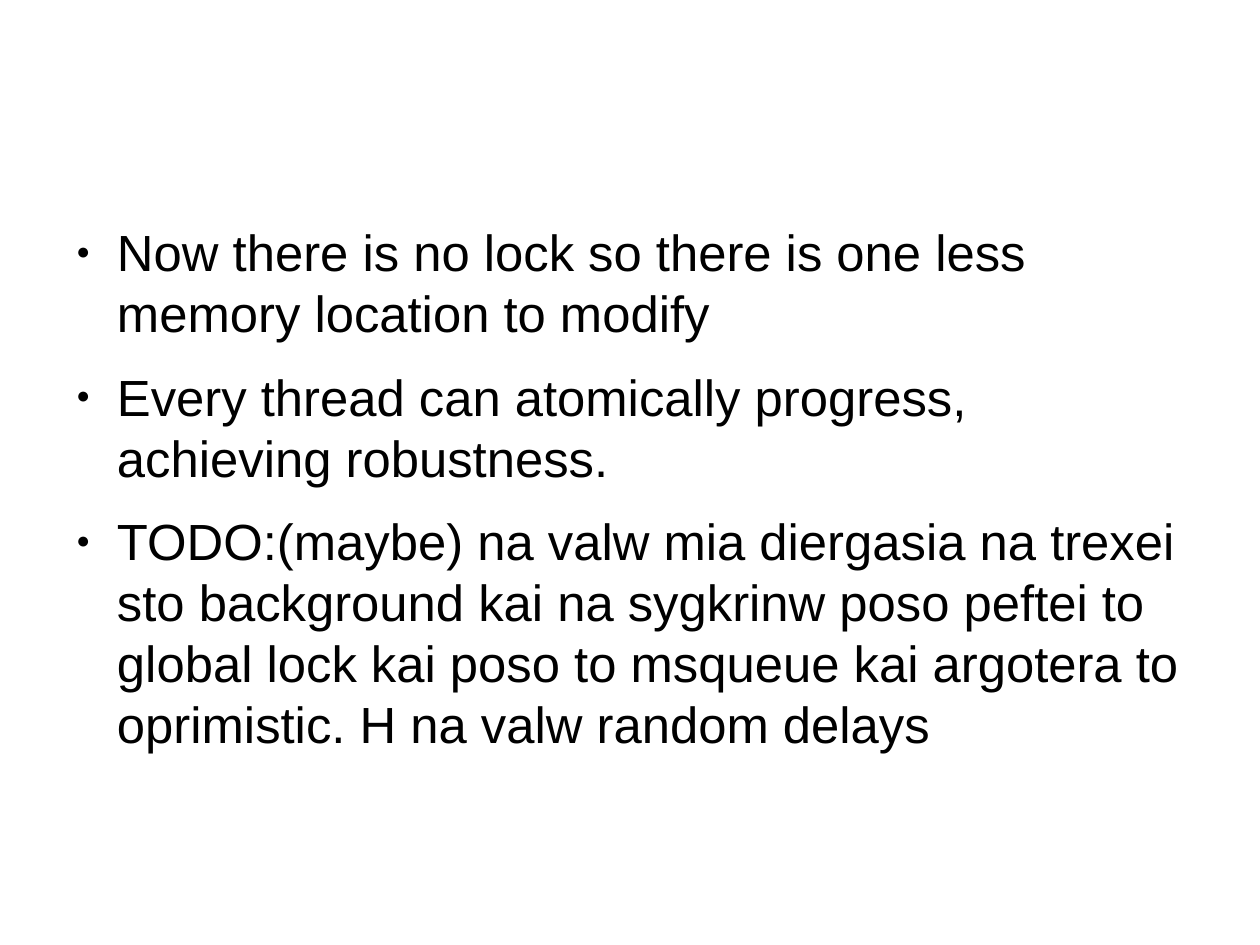
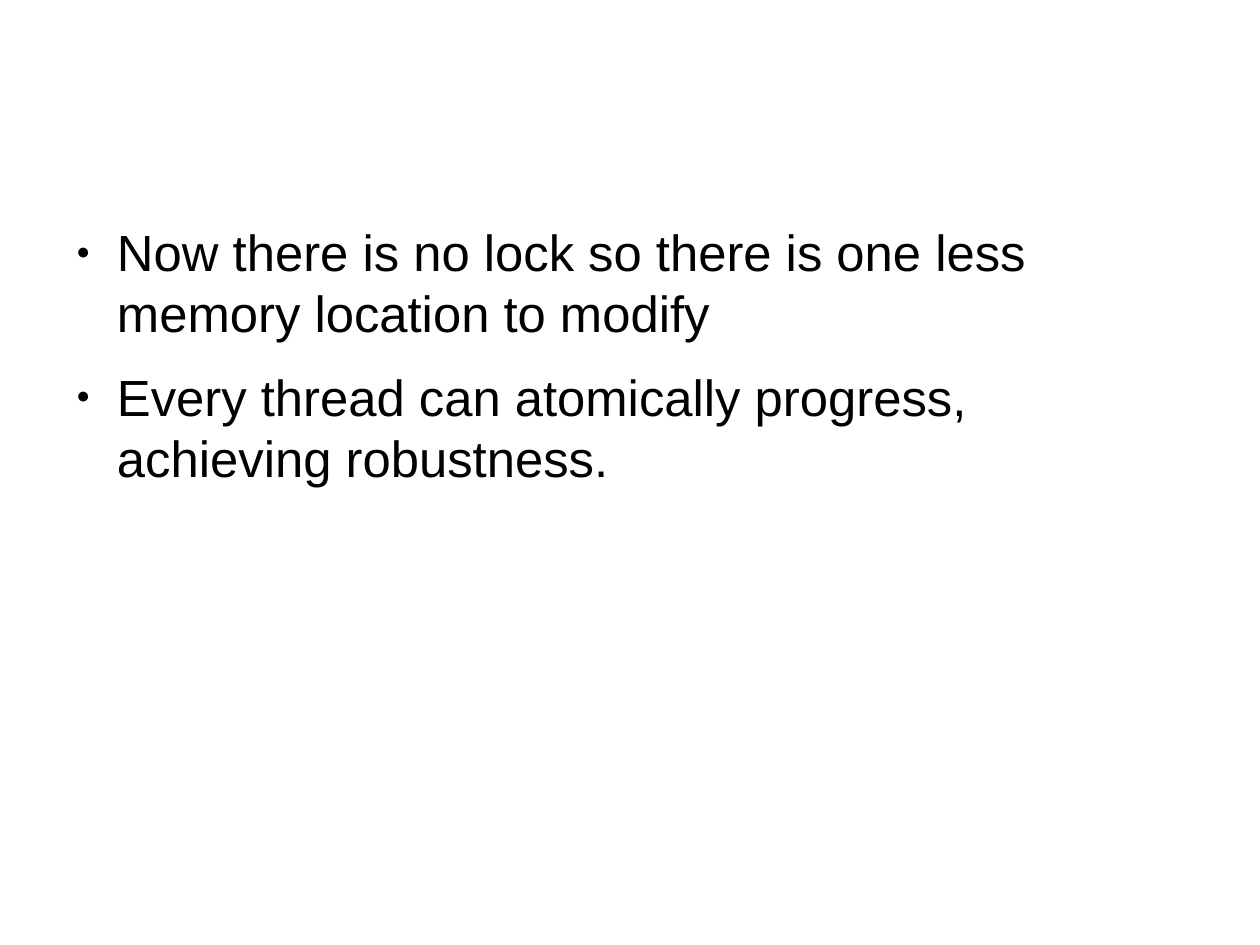
Before and after one commit to mpastyl/my_thesis, a slide deck: slide 27 of presentation.odp (slide 21 before the commit). Drawn at 1260x945 pixels with LibreOffice and Linux fonts; fonts in the diff are those of the drawing. Boxes give left, top, right and bottom in pixels: in the first picture for what was removed or moved away, otherwise in the second. Text is boxed around its words. In the diff, an @@ line names an element or a change of style, - is before the commit and + after.

```diff
--- a/presentation.odp
+++ b/presentation.odp
@@ text at bbox=[117, 523, 1178, 754]: paragraph removed @@
-● TODO:(maybe) na valw mia diergasia na trexei sto background kai na sygkrinw poso peftei to global lock kai poso to msqueue kai argotera to oprimistic. H na valw random delays
```
Also in this commit, not shown: 6 other slides changed, 10 slides added, 3 slides removed.
